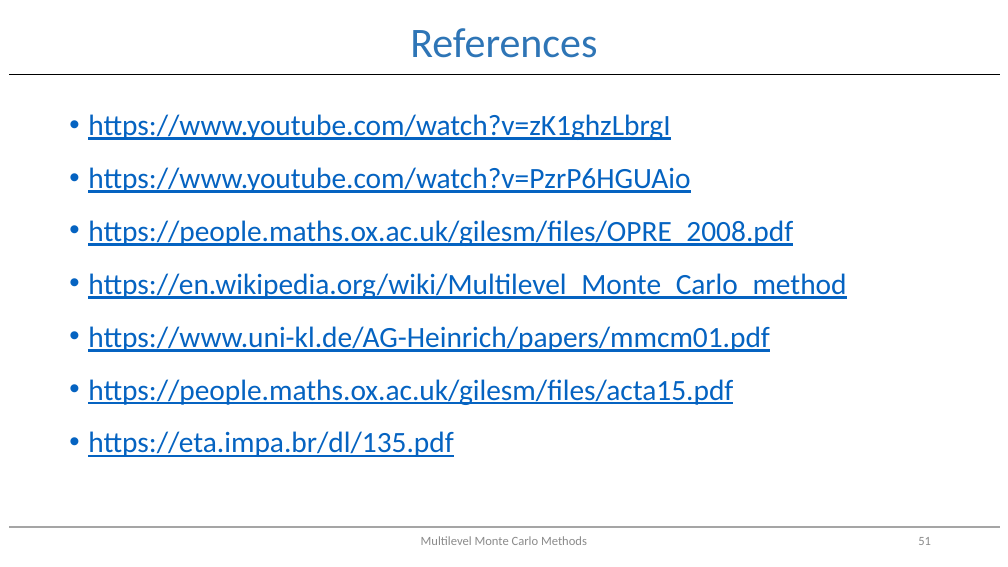
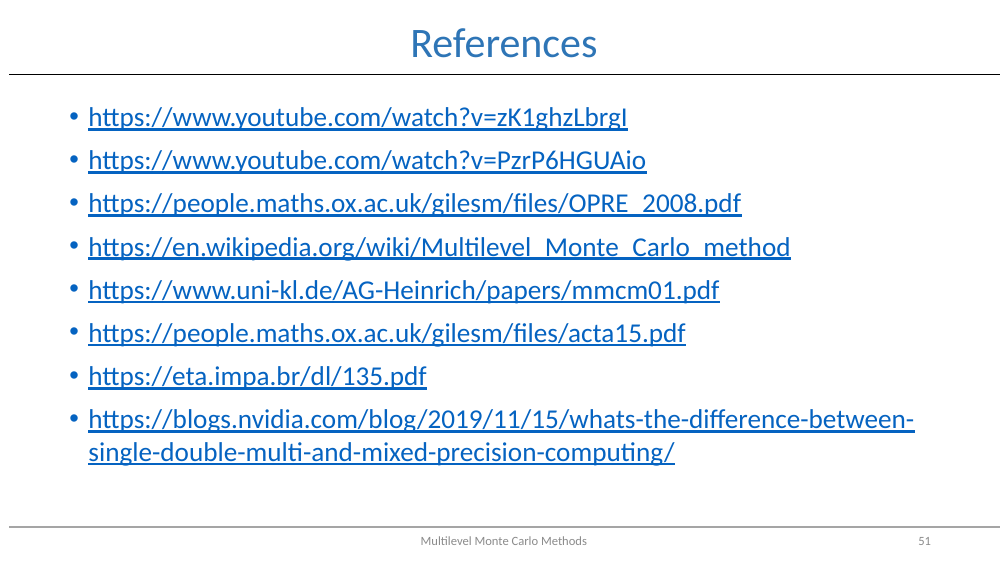
Before and after one commit to EfficientComputationalAlgorithms/MultilevelMontecarlo, a slide deck: slide 51 of Multi-level Monte Carlo.pptx. Drawn at 1008x567 pixels with LibreOffice and Linux fonts; fonts in the diff are those of the drawing. Boxes give left, top, right and bottom in pixels: in the first picture for what was removed or moved away, otherwise in the second. Text is boxed around its words. In the diff, an @@ line names an element or a change of style, - is before the commit and + after.

Commit message:
Final Commit for presentation and code

```diff
--- a/Multi-level Monte Carlo.pptx
+++ b/Multi-level Monte Carlo.pptx
@@ text at <box>88,107,790,390</box>: size 28 to 25.9 pt in "https://www.youtube.com/watch?v=zK1ghzLbrgI", "https://www.youtube.com/watch?v=PzrP6HGUAio", "https://people.maths.ox.ac.uk/gilesm/files/OPRE_2008.pdf", "https://en.wikipedia.org/wiki/Multilevel_Monte_Carlo_method" and 3 more places; line spacing 1.2 to 1 @@
@@ text at <box>88,409,914,466</box>: paragraph added @@
+• https://blogs.nvidia.com/blog/2019/11/15/whats-the-difference-between-single-double-multi-and-mixed-precision-computing/
```
Also in this commit, not shown: 2 other slides changed, 1 other file.
